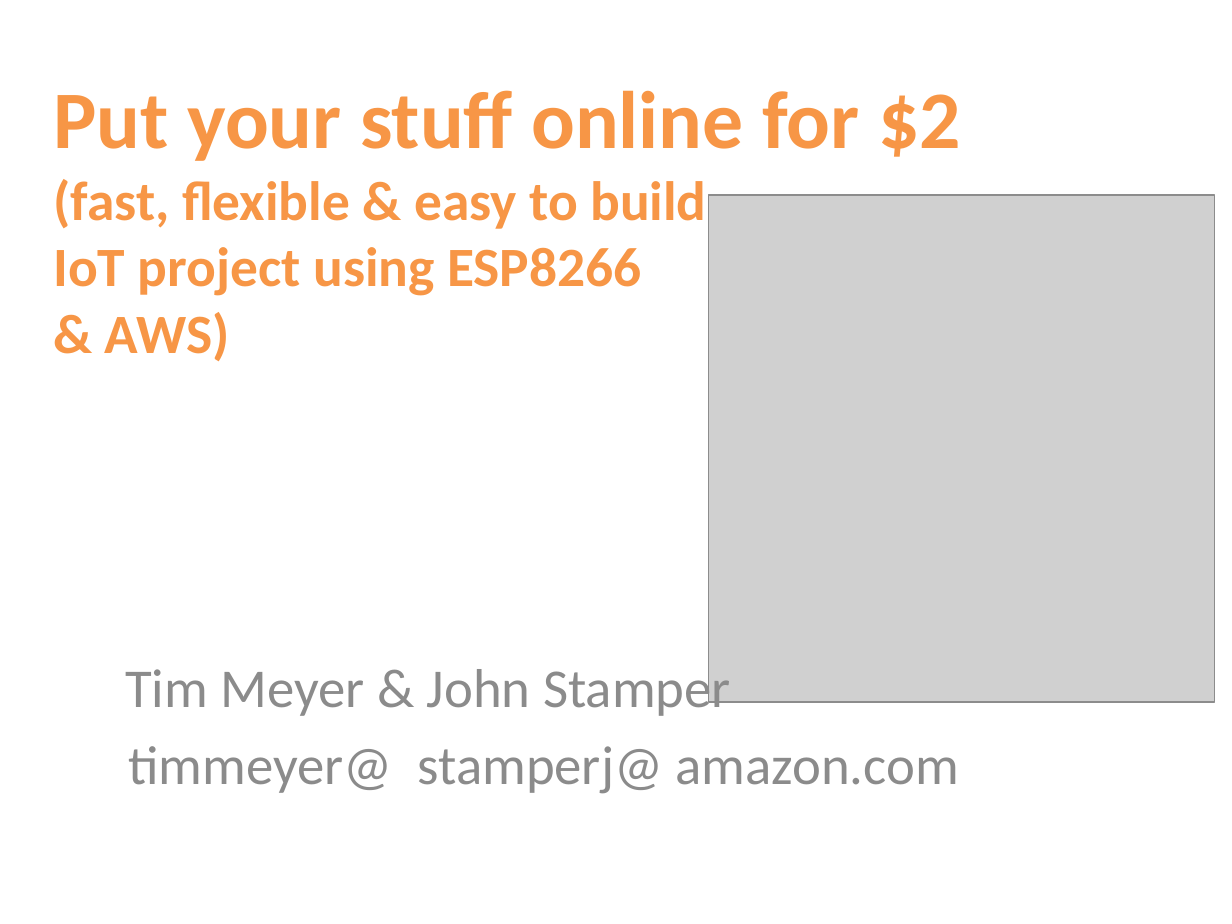
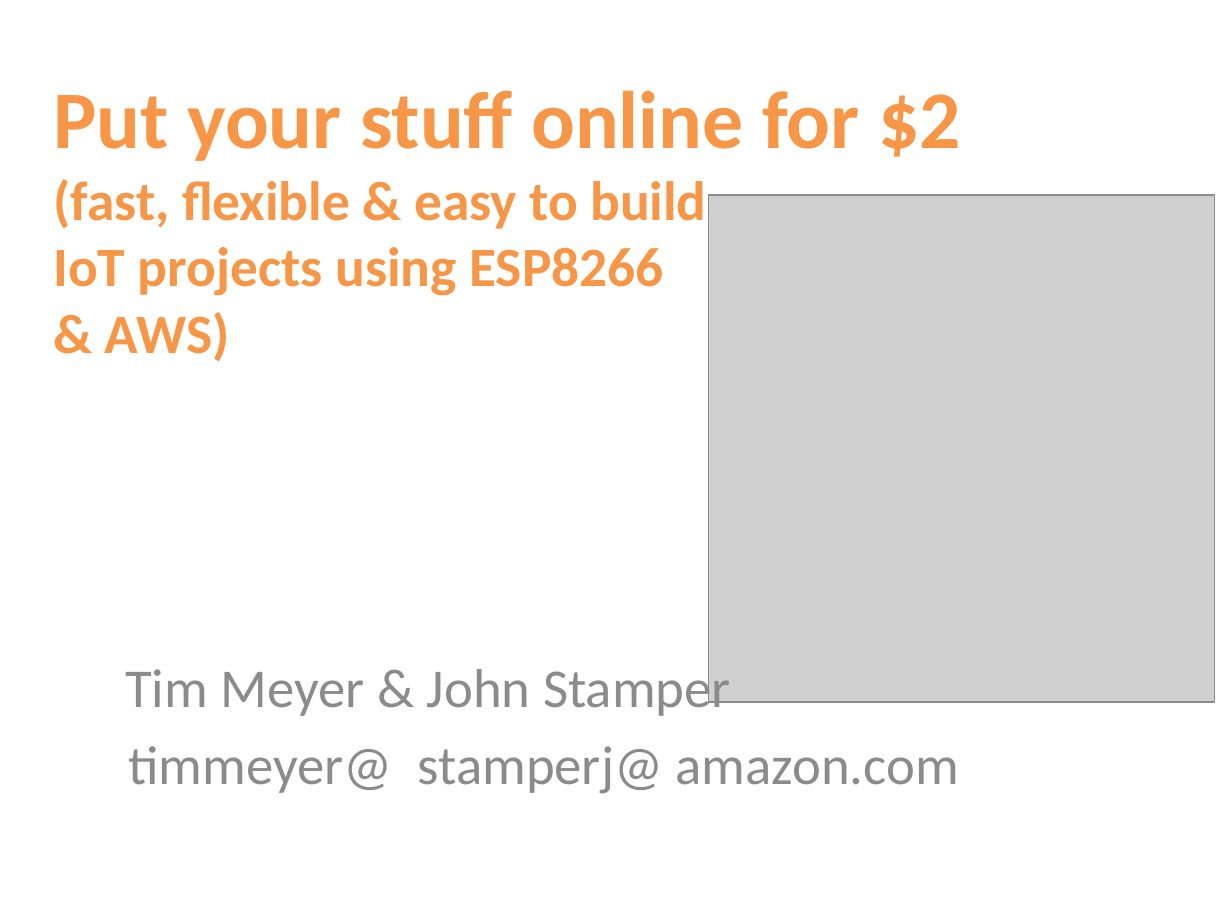
Before and after one commit to tim-in-oakton/ESP8266Kegerator, a slide deck: slide 1 of Wireless Kegerator talking to AWS.pptx. Drawn at 1232x924 pixels with LibreOffice and Linux fonts; fonts in the diff are those of the drawing; grey boxes stand for pictures. Boxes give left, top, right and bottom in pixels: in the first picture for what was removed or moved away, otherwise in the second. Text is boxed around its words. In the diff, an @@ line names an element or a change of style, - is before the commit and + after.

```diff
--- a/Wireless Kegerator talking to AWS.pptx
+++ b/Wireless Kegerator talking to AWS.pptx
@@ title at (53, 90, 961, 361): text changed @@
-Put your stuff online for $2
-(fast, flexible & easy to build
-IoT project using ESP8266
-& AWS)
+Put your stuff online for $2
+(fast, flexible & easy to build
+IoT projects using ESP8266
+& AWS)
```
Also in this commit, not shown: 1 other slide changed, 7 other files.
